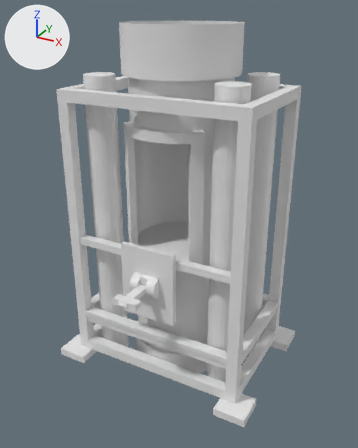
Renders of the FBX model SUBMARİNE PUZZLE GAME/Assets/Art/Meshes/Stations/ThermalRunaway/ThermalRunawayTechnician.fbx from each side of a commit.
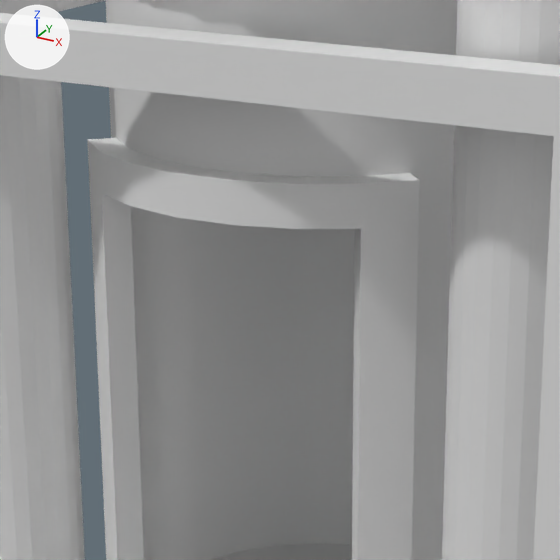
Each version appears first whole from a 50 mm lens placed at (2.27, -4.18, 3.63), pointed at (0.07, -0.18, 1.63), and next in a close-up on the part from 29% to 67% of the width and 20% to 50% of the height. The axes (+X, +Y, +Z) are drawn at upper left. The lights are the same throughout. The last two pictures show the newer version. Where no turn or scale is listed for an object, it has been applied to the vertices.

Script lines for the objects in view, before the commit:
```python
me_cube_152 = bpy.data.meshes.new('Cube.152')
me_cube_152.from_pydata(...)  # 192 vertices, 202 faces; spans x -1.11..1.11, y -0.8..0.8, z -1.51..1.43
me_cylinder_104 = bpy.data.meshes.new('Cylinder.104')
me_cylinder_104.from_pydata(...)  # a 25-sided cylinder along z spanning x -0.15..0.15, y -0.15..0.15, z -1.49..1.57; a 25-sided cylinder along z spanning x -1.49..-1.19, y -0.15..0.15, z -1.49..1.57; a 25-sided cylinder along z spanning x -0.15..0.15, y -0.87..-0.57, z -1.49..1.57; a 25-sided cylinder along z spanning x -1.49..-1.19, y -0.87..-0.57, z -1.49..1.57
me_cylinder_106 = bpy.data.meshes.new('Cylinder.106')
me_cylinder_106.from_pydata(...)  # 424 vertices, 324 faces; spans x -0.55..0.55, y -0.55..0.56, z 0.0..3.5
ob_pipes = bpy.data.objects.new('Pipes', me_cylinder_104)
ob_pipes.location = (0.669, 0.361, 1.488)
ob_stationframe = bpy.data.objects.new('StationFrame', me_cube_152)
ob_stationframe.location = (0.001, 0.001, 1.509)
ob_thermalrunawaytechnician = bpy.data.objects.new('ThermalRunawayTechnician', me_cylinder_106)
ob_thermalrunawaytechnician.location = (0.0, 0.0, 0.0)
```
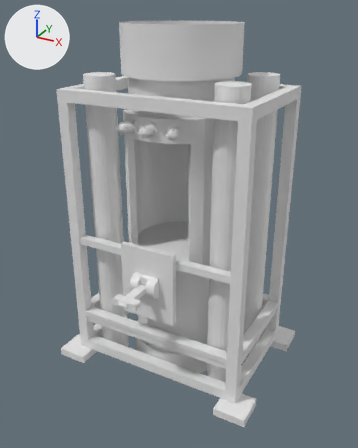
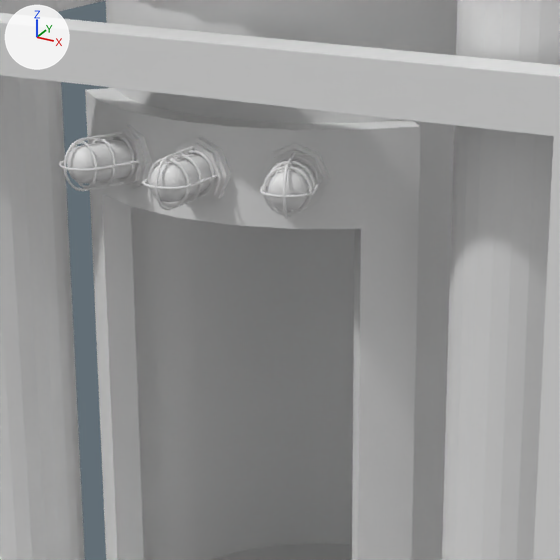
The change in detail:
me_cylinder_106 has 424 vertices, 324 faces and spans x -0.55..0.55, y -0.55..0.56, z 0.0..3.5.
me_cylinder_106 is used by ob_thermalrunawaytechnician; location (0.0, 0.0, 0.0).
me_cylinder_106 part 1: all 33 vertices in x -0.49..0.49, y -0.55..0.49, z 2.64 are moved by (0.0, 0.0, 0.11).
Mesh me_cylinder_104_1 is new.
It has 2344 vertices, 2322 faces and spans x -0.102..0.07, y -0.164..0.035, z -0.072..0.072.
Mesh me_cube_167 is new.
It has 89 vertices, 80 faces and spans x -0.0781..0.0377, y -0.1294..0.0151, z -0.0406..0.0406.
Mesh me_cube_168 is new.
It has 89 vertices, 80 faces and spans x -0.0406..0.0406, y -0.1351..0.0, z -0.0406..0.0406.
Mesh me_cylinder_105_1 is new.
It has 2344 vertices, 2322 faces and spans x -1.0..1.0, y -1.0..1.0, z -1.0..19.4.
Mesh me_cylinder_106_1 is new.
It has 2344 vertices, 2322 faces and spans x -0.072..0.072, y -0.172..0.009, z -0.072..0.072.
Mesh me_cube_169 is new.
It has 89 vertices, 80 faces and spans x -0.0147..0.0147, y -0.0147..0.0147, z 0.0..0.0623.
Object 'ThermalRunawayLightHolder1' (ob_thermalrunawaylightholder1) is new; it shows me_cylinder_104_1.
Its location is (-0.199, -0.513, 2.65).
Object 'ThermalunawayLight1' (ob_thermalunawaylight1) is new; it shows me_cube_167.
Its location is (-0.207, -0.532, 2.65).
Object 'ThermalunawayLight2' (ob_thermalunawaylight2) is new; it shows me_cube_168.
Its location is (0.006, -0.577, 2.65).
Object 'ThermalRunawayLightHolder3' (ob_thermalrunawaylightholder3) is new; it shows me_cylinder_105_1.
Its parent is ob_thermalrunawaytechnician.
Its location is (0.212, -0.51, 2.65).
Its rotation in degrees is (-112, 90, 0).
Its scale is (-0.0718, -0.0718, -0.00888).
Object 'ThermalRunawayLightHolder2' (ob_thermalrunawaylightholder2) is new; it shows me_cylinder_106_1.
Its location is (0.006, -0.557, 2.65).
Object 'ThermalunawayLight3' (ob_thermalunawaylight3) is new; it shows me_cube_169.
Its parent is ob_thermalrunawaytechnician.
Its location is (0.22, -0.528, 2.65).
Its rotation in degrees is (-112, 90, 0).
Its scale is (-2.76, -2.76, -2.17).

Where the change shows, as pixel boxes [x1, y1, x2, y2] in the close-ups (560 x 560 px; the box of a moved part takes in the faces that stretch with it):
'ThermalRunawayTechnician', reshaped: before [88, 0, 458, 560]; after [85, 0, 458, 560]
'ThermalRunawayLightHolder2', added: after [142, 137, 231, 210]
'ThermalRunawayLightHolder3', added: after [260, 144, 330, 219]
'ThermalRunawayLightHolder1', added: after [59, 124, 152, 191]
'ThermalunawayLight1', added: after [67, 139, 132, 184]
'ThermalunawayLight2', added: after [150, 154, 211, 202]
'ThermalunawayLight3', added: after [268, 160, 312, 211]
part 1 of me_cylinder_106, moved or reshaped: before [88, 88, 454, 229]; after [85, 88, 454, 229]
